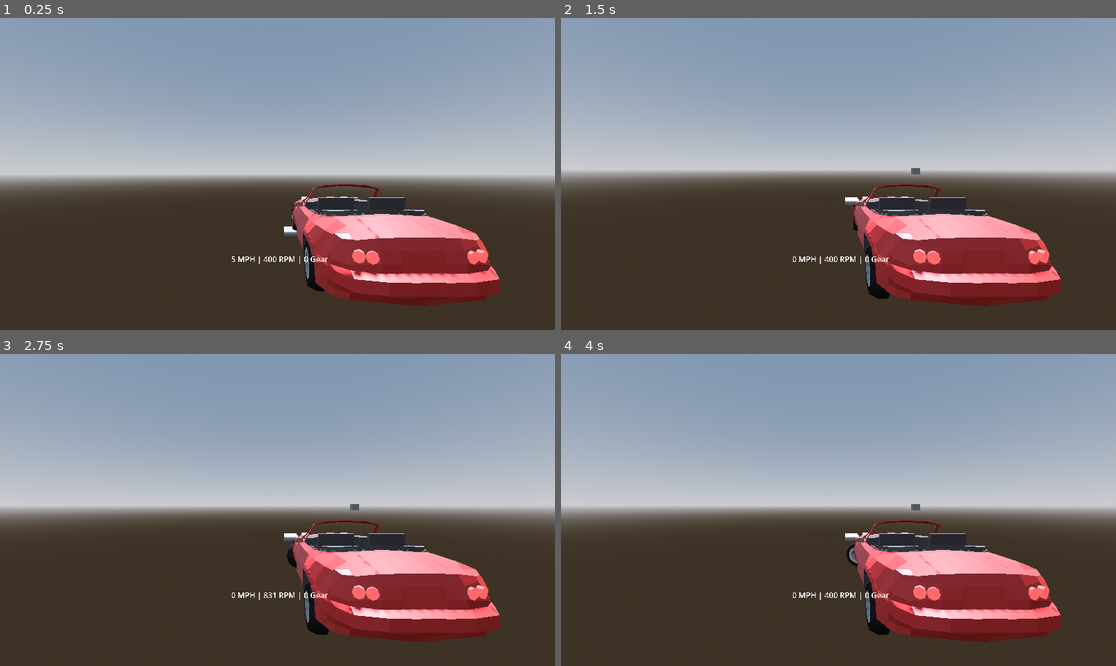
Above: before the commit, frames 1-4 (two rows, left to right).
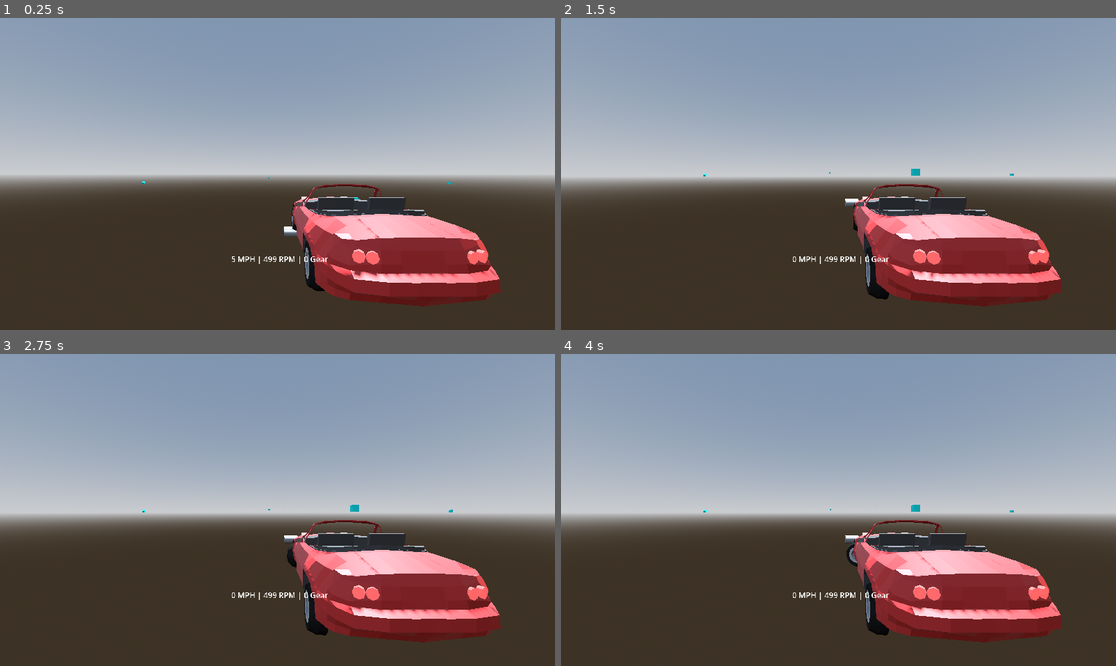
Above: after the commit, the same moments.

Repository: kakoiihito/Shift
Game: Godot game, scene res://Tracks/test.tscn
Same seed, same stepped clock (60 frames per second), same inputs: the game is played once before the commit and once after it.
Inputs:
- Up to frame 1 (0.25 s): no input
- Up to frame 2 (1.5 s): hold D (SteerRight) 0.53-1.28 s; hold Shift (Clutch) 0.53-1.28 s; hold S (Brake) from 1.28 s (still down); tap W (Gas) at 1.35 s
- Up to frame 3 (2.75 s): tap Enter at 2 s; release S (Brake) at 2.03 s; hold D (SteerRight) from 2.03 s (still down); hold G (Ignition, bound only before the commit) from 2.03 s (still down)
- Up to frame 4 (4 s): tap Space at 2.75 s; release D (SteerRight) at 2.78 s; release G (Ignition, bound only before the commit) at 2.78 s; hold E (ShiftUp) 2.78-3.53 s; tap Shift (Clutch) at 2.85 s; tap Enter at 3.5 s; hold A (SteerLeft) from 3.53 s (still down); hold W (Gas) from 3.53 s (still down)

The runs differ from the first frame. In frame 1, less than 0.1% of the frame differs, in the area x 25-82%, y 51-88%; in frame 2, 5.9%; in frame 3, 6.1%, in the area x 0-100%, y 48-91%; in frame 4, 6.1%.

Commit message:
just worked on camber calculation and steering

Diff:
--- a/Car/Scenes/Roadster.tscn
+++ b/Car/Scenes/Roadster.tscn
@@ -362,7 +362,7 @@
 torque_curve = SubResource("Curve_nnsko")
 
 [node name="WheelFrontLeft" type="RayCast3D" parent="." unique_id=2052019363]
-transform = Transform3D(1.6, 0, 0, 0, 1.6, 0, 0, 0, 1.6, -1.25, 0.65, -1.9)
+transform = Transform3D(1.5996491, 0.033507872, 0, -0.033507872, 1.5996491, 0, 0, 0, 1.6, -1.25, 0.65, -1.9)
 target_position = Vector3(0, -0.3, 0)
 debug_shape_custom_color = Color(0, 0, 1, 1)
 script = ExtResource("1_03rhi")
@@ -375,7 +375,7 @@
 skeleton = NodePath("")
 
 [node name="WheelFrontRight" type="RayCast3D" parent="." unique_id=1038542688]
-transform = Transform3D(1.6, 0, 0, 0, 1.6, 0, 0, 0, 1.6, 1.25, 0.65, -1.9)
+transform = Transform3D(1.5996464, -0.033507824, 0.0027925256, 0.033507872, 1.5996491, 1.2150399e-11, -0.0027919128, 5.8482234e-05, 1.5999975, 1.25, 0.65, -1.9)
 target_position = Vector3(0, -0.3, 0)
 debug_shape_custom_color = Color(0, 0, 1, 1)
 script = ExtResource("1_03rhi")
@@ -388,7 +388,7 @@
 skeleton = NodePath("")
 
 [node name="WheelRearLeft" type="RayCast3D" parent="." unique_id=2031816737]
-transform = Transform3D(1.6, 0, 0, 0, 1.6, 0, 0, 0, 1.6, -1.25, 0.6, 1.9)
+transform = Transform3D(1.5992861, 0.047465704, -0.0055850428, -0.04746599, 1.5992959, 1.3814422e-11, 0.005582585, 0.00016568723, 1.5999902, -1.25, 0.6, 1.9)
 target_position = Vector3(0, -0.3, 0)
 debug_shape_custom_color = Color(0, 0, 1, 1)
 script = ExtResource("1_03rhi")
@@ -401,7 +401,7 @@
 skeleton = NodePath("")
 
 [node name="WheelRearRight" type="RayCast3D" parent="." unique_id=305259289]
-transform = Transform3D(1.6, 0, 0, 0, 1.6, 0, 0, 0, 1.6, 1.25, 0.6, 1.9)
+transform = Transform3D(1.5992861, 0.047465704, 0.0055850428, -0.04746599, 1.5992959, -1.3814422e-11, -0.005582585, -0.00016568723, 1.5999902, 1.25, 0.6, 1.9)
 target_position = Vector3(0, -0.3, 0)
 debug_shape_custom_color = Color(0, 0, 1, 1)
 script = ExtResource("1_03rhi")
--- a/Car/Scripts/RuntimeData.gd
+++ b/Car/Scripts/RuntimeData.gd
@@ -4,6 +4,7 @@
 # values.gd is for tuning the car's behavior
 
 var wheel_spring_force = [Vector3(), Vector3(), Vector3(), Vector3()]
+var compression = [0.0, 0.0, 0.0, 0.0]
 
 var wheel_brake_torque = [0.0, 0.0, 0.0, 0.0]
 var active_wheels_brake: int
@@ -20,4 +21,4 @@
 var F_max = [0.0, 0.0, 0.0, 0.0]
 var longitude_force = [0.0, 0.0, 0.0, 0.0]
 var lateral_force = [0.0, 0.0, 0.0, 0.0]
-var slip_ratio: float
+var slip_ratio = [0.0, 0.0, 0.0, 0.0]
--- a/Car/Scripts/main.gd
+++ b/Car/Scripts/main.gd
@@ -77,8 +77,6 @@
 
 func _physics_process(delta: float) -> void:
 
-
-
 	Steering.steering_proccess(delta) # independent function
 	Transmission.transmission_process(delta) # independent function
 
--- a/Car/Scripts/motor.gd
+++ b/Car/Scripts/motor.gd
@@ -57,11 +57,11 @@
 
 	var normalized_rpm = engine_rpm / Values.max_rpm
 	var engine_torque: float
-	if is_shifting == false:
-		engine_torque = torque_curve.sample(normalized_rpm) * Values.max_torque * throttle_input
-	else:
+
+	engine_torque = torque_curve.sample(normalized_rpm) * Values.max_torque * throttle_input
+
+	if is_shifting:
 		clutch_engagement = 0.0
-		engine_torque = torque_curve.sample(normalized_rpm) * Values.max_torque * throttle_input
 
 	var base_friction = Values.friction_c0
 	var linear_friction = Values.friction_c1 * normalized_rpm
--- a/Car/Scripts/steering.gd
+++ b/Car/Scripts/steering.gd
@@ -11,9 +11,23 @@
 	var steering_amount = input_turn * Values.max_tire_turn_angle
 
 	if abs(input_turn) < 0.01:
-		car.fl_wheel.rotation.y = move_toward(car.fl_wheel.rotation.y, 0.0, Values.tire_turn_speed * delta)
-		car.fr_wheel.rotation.y = move_toward(car.fr_wheel.rotation.y, 0.0, Values.tire_turn_speed * delta)
+		var pneumatic_trail = 0.04
+		var mechanical_trail = 0.02
+		var trail = pneumatic_trail + mechanical_trail
+
+		var sat_fl = -trail * Data.lateral_force[0]  # FL
+		var sat_fr = -trail * Data.lateral_force[1]  # FR
+		var total_sat = sat_fl + sat_fr
+
+		var sat_steer = clamp(total_sat * 0.0002, -Values.max_tire_turn_angle, Values.max_tire_turn_angle)
+
+
+		var target = clamp(sat_steer, -Values.max_tire_turn_angle, Values.max_tire_turn_angle)
+		car.fl_wheel.rotation.y = move_toward(car.fl_wheel.rotation.y, target, Values.tire_turn_speed * delta)
+		car.fr_wheel.rotation.y = move_toward(car.fr_wheel.rotation.y, target, Values.tire_turn_speed * delta)
 		return
+
+
 	var L = Values.wheel_base
 	var W = Values.track
 	var R = L / tan(abs(steering_amount))
--- a/Car/Scripts/suspension.gd
+++ b/Car/Scripts/suspension.gd
@@ -21,21 +21,21 @@
 		var hit = ray.get_collision_point()
 		var up_dir_spring = ray.global_transform.basis.y
 		var hit_distance = ray.global_position.distance_to(hit)
-		compression[wheel_index] = clamp(Values.rest_length[wheel_index] - hit_distance, 0.0, Values.max_compression[wheel_index])
+		Data.compression[wheel_index] = clamp(Values.rest_length[wheel_index] - hit_distance, 0.0, Values.max_compression[wheel_index])
 
 		if Values.front_antiroll_bar == true:
-			var arb = Values.front_antiroll_bar_stiffness * (compression[0] - compression[1])
+			var arb = Values.front_antiroll_bar_stiffness * (Data.compression[0] - Data.compression[1])
 
 			arb_force[0]  += -arb
 			arb_force[1] +=  arb
 
 		if Values.rear_antiroll_bar == true:
-			var arb = Values.rear_antiroll_bar_stiffness * (compression[2] - compression[3])
+			var arb = Values.rear_antiroll_bar_stiffness * (Data.compression[2] - Data.compression[3])
 
 			arb_force[2]  += -arb
 			arb_force[3] +=  arb
 
-		var damper_ratio = 0.5
+		var damper_ratio = 0.7
 
 		var world_vel = _get_point_velocity(hit)
 		var relative_vel = up_dir_spring.dot(world_vel)
@@ -45,13 +45,17 @@
 		var c = damper_ratio * c_crit
 		var spring_dampning = c * pow(abs(relative_vel), Values.velocity_exponent) * sign(relative_vel)
 
-		var spring_force = Values.spring_stiffness[wheel_index] * compression[wheel_index]
+		var spring_force = Values.spring_stiffness[wheel_index] * Data.compression[wheel_index]
 		var wheel_force_area = hit - car.global_position
 		wheel_spring_force[wheel_index] = (spring_force - spring_dampning + arb_force[wheel_index]) * up_dir_spring
 
 
-		wheels[wheel_index].position.y = -compression[wheel_index]
+		wheels[wheel_index].position.y = -Data.compression[wheel_index]
 		car.apply_force(wheel_spring_force[wheel_index], wheel_force_area)
+	else:
+		Data.compression[wheel_index] = 0.0
+		wheels[wheel_index].position.y = 0.0
+
 
 func _get_point_velocity(point: Vector3) -> Vector3:
 	return car.linear_velocity + car.angular_velocity.cross(point - car.global_position)
--- a/Car/Scripts/values.gd
+++ b/Car/Scripts/values.gd
@@ -38,7 +38,7 @@
 	###################
 
 @export_group("Brake")
-@export var max_brake_torque = 200.0
+@export var max_brake_torque = 41.0
 
 @export_subgroup("ABS")
 @export var ABS = false
@@ -52,9 +52,9 @@
 
 @export_group("Motor")
 @export var max_torque = 351.0
-@export var max_rpm = 7500.0
-@export var idle_rpm = 850.0
-@export var stall_rpm = 400.0
+@export var max_rpm = 7000.0
+@export var idle_rpm = 700.0
+@export var stall_rpm = 500.0
 @export var engine_inertia = 0.75
 @export var FL_torque_engine = false
 @export var FR_torque_engine = false
@@ -113,8 +113,8 @@
 @export_subgroup("Pacejka Longitudinal")
 # Pure Longitudinal
 @export var b0 = 1.3882
-@export var b1 = -8.0
-@export var b2 = 1150.0
+@export var b1 = -10.0
+@export var b2 = 850.0
 @export var b3 = 0.0
 @export var b4 = 320.0
 @export var b5 = 0.0
@@ -130,10 +130,10 @@
 @export_subgroup("Pacejka Lateral")
 # Pure Lateral
 @export var a0 = 1.7379
-@export var a1 = -9.0
-@export var a2 = 1250.0
-@export var a3 = 1400.0
-@export var a4 = 6.5
+@export var a1 = -12.0
+@export var a2 = 900.0
+@export var a3 = 900.0
+@export var a4 = 8.5
 @export var a5 = 0.0
 @export var a6 = -0.08
 @export var a7 = -2.0
@@ -150,8 +150,8 @@
 
 @export_subgroup("Pacejka Longtiudinal G-Function")
 # Longitudinal G Functions
-@export var rBx1 = 10.0
-@export var rBx2 = 8.0
+@export var rBx1 = 5.0
+@export var rBx2 = 7.0
 @export var rBx3 = 0.0
 @export var rCx1 = 1.05
 @export var rEx1 = -0.2
--- a/Car/Scripts/wheel.gd
+++ b/Car/Scripts/wheel.gd
@@ -12,8 +12,8 @@
 var F_max = Data.F_max
 var longitude_force = Data.longitude_force
 var lateral_force = Data.lateral_force
-var camber = 0.0
-
+var camber:float
+var slip_angle = [0.0, 0.0, 0.0, 0.0]
 
 
 func _get_point_velocity(point: Vector3) -> Vector3:
@@ -21,8 +21,12 @@
 
 func _get_wheel_forces(ray: RayCast3D):
 
+
 	var wheel_index = ray.get_meta("wheel_index")
+	var camber_angles = [-1.2, -1.2, -1.7, -1.7]
+	var camber_gain = [-18.0, -18.0, -33.0, -33.0]
 
+	camber  =(camber_angles[wheel_index]) + (camber_gain[wheel_index] * Data.compression[wheel_index])
 	var velocity_at_wheel = _get_point_velocity(ray.get_collision_point())
 	var side_dir = ray.global_transform.basis.x #
 	var side_velocity = velocity_at_wheel.dot(side_dir)
@@ -32,21 +36,17 @@
 
 	if ray.is_colliding():
 
-		var slip_angle = 0.0
-		var safe_speed = max(abs(forward_speed), 0.5)
-		slip_angle = -rad_to_deg(atan2(side_velocity, safe_speed))
-		slip_angle *= clamp(abs(forward_speed) / 1.0, 0.0, 1.0)
+		var safe_speed = max(abs(forward_speed), 0.1)
 
+		slip_angle[wheel_index] = -rad_to_deg(atan2(side_velocity, safe_speed))
 
-		if abs(forward_speed) > 0.5:
-			Data.slip_ratio = (wheel_surface_speed - forward_speed) / abs(forward_speed)
-		else:
-			Data.slip_ratio = (wheel_surface_speed - forward_speed) / 0.5
-		Data.slip_ratio = clamp(Data.slip_ratio * 100.0, -100.0, 100.0)
+		Data.slip_ratio[wheel_index] = (wheel_surface_speed - forward_speed) / safe_speed
+		var slip_ratio_percentage: float
+		slip_ratio_percentage = clamp(Data.slip_ratio[wheel_index] * 100.0, -100.0, 100.0)
 
 		#var B = 13.6527
 
-		var Fz_nominal_kN = (car.mass * 9.81) / Values.weight_distribution[wheel_index] / 1000.0
+		var Fz_nominal_kN = (car.mass * 9.81) * Values.weight_distribution[wheel_index] / 1000.0
 		var dfz = (Fz - Fz_nominal_kN) / Fz_nominal_kN
 
 		var D = Fz * (Values.b1 * Fz + Values.b2)
@@ -54,14 +54,14 @@
 		var BCD = (Values.b3 * pow(Fz, 2) + Values.b4 * Fz) * exp(-Values.b5 * Fz)
 		var B = BCD / (C * D)
 		var H = Values.b9 * Fz + Values.b10
-		var E = (Values.b6* pow(Fz, 2) + Values.b7 * Fz + Values.b8) *  (1 - Values.b13 * sign(Data.slip_ratio+H))
+		var E = (Values.b6* pow(Fz, 2) + Values.b7 * Fz + Values.b8) *  (1 - Values.b13 * sign(slip_ratio_percentage+H))
 		var V = Values.b11 * Fz + Values.b12
-		var Bx1 = B * (Data.slip_ratio + H)
+		var Bx1 = B * (slip_ratio_percentage + H)
 		var Fxo = D * sin(C * atan(Bx1 - E * (Bx1 - atan(Bx1)))) + V
 
 		var SHxa = Values.rHx1
-		var alpha_s = slip_angle + SHxa
-		var Bxa = (Values.rBx1 + Values.rBx3 * pow(camber, 2)) * cos(atan(Values.rBx2 * Data.slip_ratio)) * Values.lambda_xalpha
+		var alpha_s = slip_angle[wheel_index] + SHxa
+		var Bxa = (Values.rBx1 + Values.rBx3 * pow(camber, 2)) * cos(atan(Values.rBx2 * slip_ratio_percentage)) * Values.lambda_xalpha
 		var Cxa = Values.rCx1
 		var Exa = Values.rEx1 + Values.rEx2 * dfz
 
@@ -75,27 +75,27 @@
 		var BCD1 = Values.a3 * sin(atan(Fz / Values.a4) * 2) * (1 - Values.a5* abs(camber))
 		var B1 = BCD1 / (C1 * D1)
 		var H1 = Values.a8 * Fz + Values.a9 + Values.a10 * camber
-		var E1 = (Values.a6 * Fz + Values.a7) * (1 - (Values.a16 * camber + Values.a17) * sign(slip_angle + H1))
+		var E1 = (Values.a6 * Fz + Values.a7) * (1 - (Values.a16 * camber + Values.a17) * sign(slip_angle[wheel_index] + H1))
 		var V1 = Values.a11 * Fz + Values.a12 + (Values.a13 * Fz + Values.a14) * camber * Fz
-		var Bx2 = B1 * (slip_angle + H1)
+		var Bx2 = B1 * (slip_angle[wheel_index] + H1)
 		var Fyo = D1 * sin(C1 * atan(Bx2 - E1 * (Bx2 - atan(Bx2)))) + V1
 
 		var SHyk = Values.rHy1 + Values.rHy2 * dfz
-		var kappa_s = Data.slip_ratio + SHyk
-		var Byk = (Values.rBy1 + Values.rBy4 * pow(camber, 2)) * cos(atan(Values.rBy2 * (slip_angle - Values.rBy3))) * Values.lambda_ykappa
+		var kappa_s = slip_ratio_percentage + SHyk
+		var Byk = (Values.rBy1 + Values.rBy4 * pow(camber, 2)) * cos(atan(Values.rBy2 * (slip_angle[wheel_index] - Values.rBy3))) * Values.lambda_ykappa
 		var Cyk = Values.rCy1
-		var Eyk = clamp(Values.rEy1 + Values.rEy2 * dfz, -INF, 1.0)
+		var Eyk = Values.rEy1 + Values.rEy2 * dfz
 		var Gyk0 = cos(Cyk * atan(Byk * SHyk - Eyk * (Byk * SHyk - atan(Byk * SHyk))))
 		var Gyk = cos(Cyk * atan(Byk * kappa_s - Eyk * (Byk * kappa_s - atan(Byk * kappa_s)))) / Gyk0
 
-		var mu_y = (Values.a1 * Fz + Values.a2) / 1000.0
-		var DVyk = mu_y * Fz * (Values.rVy1 + Values.rVy2 * dfz + Values.rVy3 * camber) * cos(atan(Values.rVy4 * slip_angle))
-		var SVyk = DVyk * sin(Values.rVy5 * atan(Values.rVy6 * Data.slip_ratio)) * Values.lambda_Vyk
+		var mu_y = D1 / Fz
+		var DVyk = mu_y * Fz * (Values.rVy1 + Values.rVy2 * dfz + Values.rVy3 * camber) * cos(atan(Values.rVy4 * slip_angle[wheel_index]))
+		var SVyk = DVyk * sin(Values.rVy5 * atan(Values.rVy6 * slip_ratio_percentage)) * Values.lambda_Vyk
 
 		lateral_force[wheel_index] = Gyk * Fyo + SVyk
 
 		var combined_force = (longitude_force[wheel_index] * -ray.global_transform.basis.z) + (lateral_force[wheel_index] * side_dir) # both vectors combined
-		var force_pos = ray.global_position - car.global_position
+		var force_pos = ray.get_collision_point() - car.global_position
 		car.apply_force(combined_force , force_pos)
 
 func _get_wheel_angular_velocity(ray: RayCast3D,delta: float):
--- a/Tracks/test.tscn
+++ b/Tracks/test.tscn
@@ -21,7 +21,11 @@
 [sub_resource type="BoxShape3D" id="BoxShape3D_37kl0"]
 size = Vector3(300, 3, 300)
 
+[sub_resource type="StandardMaterial3D" id="StandardMaterial3D_yhjd6"]
+albedo_color = Color(0, 1, 1, 1)
+
 [sub_resource type="BoxMesh" id="BoxMesh_37kl0"]
+material = SubResource("StandardMaterial3D_yhjd6")
 
 [sub_resource type="Curve" id="Curve_yhjd6"]
 _data = [Vector2(0, 0.30337083), 0.0, 1.8258431, 0, 0, Vector2(0.08, 0.44943827), 0.0, 0.0, 0, 0, Vector2(0.1657143, 0. …(483 unchanged characters)…
@@ -72,13 +76,25 @@
 mesh = SubResource("CylinderMesh_8uh7m")
 
 [node name="Floor" type="StaticBody3D" parent="Scenery&Level" unique_id=1049420459]
-transform = Transform3D(1, 0, 0, 0, 0.9993908, 0.03489949, 0, -0.03489949, 0.9993908, 0, 0, 0)
+transform = Transform3D(1, 0, 0, 0, 0.99999994, 0, 0, 0, 0.99999994, 0, 0, 0)
 
 [node name="CollisionShape3D" type="CollisionShape3D" parent="Scenery&Level/Floor" unique_id=1405423850]
 shape = SubResource("BoxShape3D_37kl0")
 
 [node name="RenderTest" type="MeshInstance3D" parent="Scenery&Level" unique_id=783264161]
 transform = Transform3D(1, 0, 0, 0, 1, 0, 0, 0, 1, 9.53986, 3.87743, -5.5925)
+mesh = SubResource("BoxMesh_37kl0")
+
+[node name="RenderTest2" type="MeshInstance3D" parent="Scenery&Level" unique_id=943449551]
+transform = Transform3D(1, 0, 0, 0, 1, 0, 0, 0, 1, 75.706375, 3.87743, -66.48386)
+mesh = SubResource("BoxMesh_37kl0")
+
+[node name="RenderTest3" type="MeshInstance3D" parent="Scenery&Level" unique_id=1722539574]
+transform = Transform3D(1, 0, 0, 0, -0.80963206, 0.5869377, 0, -0.5869377, -0.80963206, -64.91156, 3.87743, -70.523636)
+mesh = SubResource("BoxMesh_37kl0")
+
+[node name="RenderTest3" type="MeshInstance3D" parent="Scenery&Level/RenderTest3" unique_id=1527939822]
+transform = Transform3D(1, 0, 0, 0, -0.80963224, 0.58693796, 0, -0.58693796, -0.80963224, -35.783386, -33.672768, -43.301872)
 mesh = SubResource("BoxMesh_37kl0")
 
 [node name="Functional" type="Node3D" parent="." unique_id=2031553437]
@@ -90,3 +106,23 @@
 
 [node name="Camera3D" type="Camera3D" parent="." unique_id=317120203]
 transform = Transform3D(-0.626305, 0, -0.779579, 0, 1, 0, 0.779579, 0, -0.626305, -10.0349, 8.79027, -17.2665)
+
+[node name="RenderTest3" type="MeshInstance3D" parent="." unique_id=1568609221]
+transform = Transform3D(1, 0, 0, 0, -0.80963206, 0.5869377, 0, -0.5869377, -0.80963206, -64.91156, 3.87743, 82.714264)
+mesh = SubResource("BoxMesh_37kl0")
+
+[node name="RenderTest3" type="MeshInstance3D" parent="RenderTest3" unique_id=1236916443]
+transform = Transform3D(1, 0, 0, 0, -0.8096323, 0.5869381, 0, -0.5869381, -0.8096323, 61.524605, -22.292011, -27.523102)
+mesh = SubResource("BoxMesh_37kl0")
+
+[node name="RenderTest3" type="MeshInstance3D" parent="RenderTest3/RenderTest3" unique_id=1770982849]
+transform = Transform3D(1, 0, 0, 0, -0.8096323, 0.58693814, 0, -0.58693814, -0.8096323, 61.524605, -27.110832, -12.797291)
+mesh = SubResource("BoxMesh_37kl0")
+
+[node name="RenderTest3" type="MeshInstance3D" parent="RenderTest3/RenderTest3/RenderTest3" unique_id=1163293442]
+transform = Transform3D(1, 0, 0, 0, -0.8096324, 0.5869382, 0, -0.5869382, -0.8096324, 15.498665, 75.12996, -22.746544)
+mesh = SubResource("BoxMesh_37kl0")
+
+[node name="RenderTest3" type="MeshInstance3D" parent="RenderTest3/RenderTest3/RenderTest3/RenderTest3" unique_id=81725276]
+transform = Transform3D(1, 0, 0, 0, -0.8096326, 0.5869383, 0, -0.5869383, -0.8096326, -81.4987, -68.18405, 102.37665)
+mesh = SubResource("BoxMesh_37kl0")
--- a/project.godot
+++ b/project.godot
@@ -58,18 +58,18 @@
 ShiftUp={
 "deadzone": 0.2,
 "events": [Object(InputEventKey,"resource_local_to_scene":false,"resource_name":"","device":-1,"window_id":0,"alt_press …(192 unchanged characters)…
-, Object(InputEventJoypadButton,"resource_local_to_scene":false,"resource_name":"","device":-1,"button_index":2,"pressure":0.0,"pressed":false,"script":null)
+, Object(InputEventJoypadButton,"resource_local_to_scene":false,"resource_name":"","device":-1,"button_index":10,"pressure":0.0,"pressed":true,"script":null)
 ]
 }
 ShiftDown={
 "deadzone": 0.2,
 "events": [Object(InputEventKey,"resource_local_to_scene":false,"resource_name":"","device":-1,"window_id":0,"alt_press …(192 unchanged characters)…
-, Object(InputEventJoypadButton,"resource_local_to_scene":false,"resource_name":"","device":-1,"button_index":3,"pressure":0.0,"pressed":false,"script":null)
+, Object(InputEventJoypadButton,"resource_local_to_scene":false,"resource_name":"","device":-1,"button_index":9,"pressure":0.0,"pressed":true,"script":null)
 ]
 }
 Ignition={
 "deadzone": 0.2,
-"events": [Object(InputEventKey,"resource_local_to_scene":false,"resource_name":"","device":-1,"window_id":0,"alt_pressed":false,"shift_pressed":false,"ctrl_pressed":false,"meta_pressed":false,"pressed":false,"keycode":0,"physical_keycode":71,"key_label":0,"unicode":103,"location":0,"echo":false,"script":null)
+"events": [Object(InputEventJoypadButton,"resource_local_to_scene":false,"resource_name":"","device":-1,"button_index":1,"pressure":0.0,"pressed":true,"script":null)
 ]
 }
 
